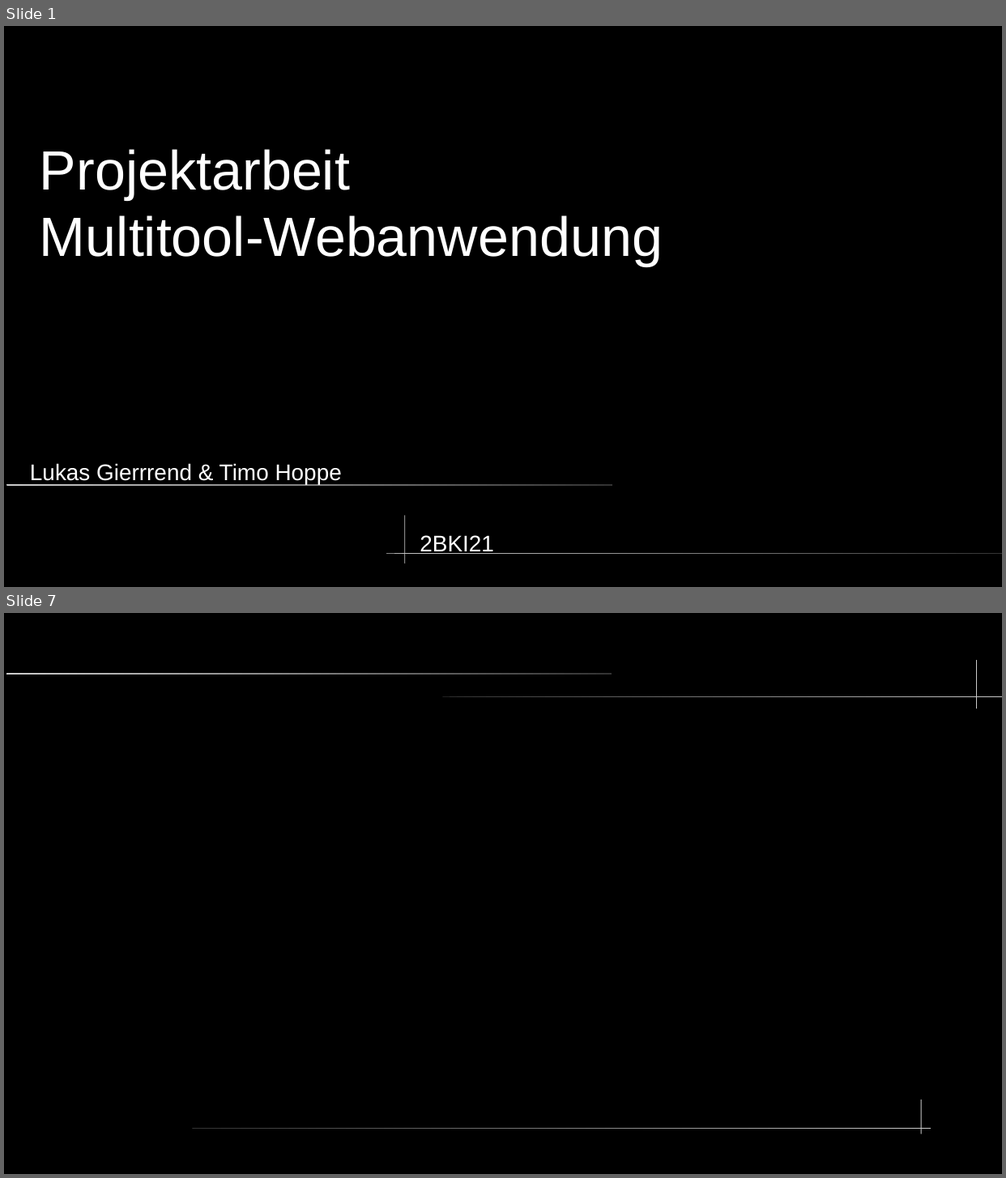
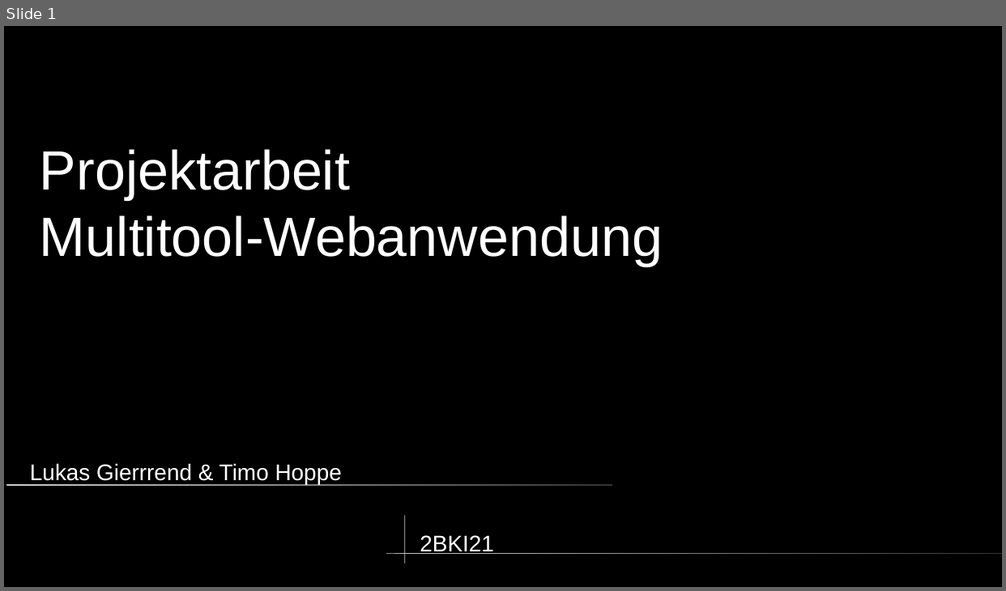
Before and after one commit to Timo348/Projektarbeit, a slide deck: (no_code)/Presifür18.odp. Shown one above the other, each under a label of ours: slides 1 and 7 before the commit, slide 1 after it; the slides between them are not shown. The pictures are 1006x1178 and 1006x591 pixels, drawn with LibreOffice and Linux fonts; fonts in the diff are those of the drawing. Boxes give left, top, right and bottom in pixels: in the first picture for what was removed or moved away, otherwise in the second. Text is boxed around its words. In the diff, an @@ line names an element or a change of style, - is before the commit and + after.

```diff
--- a/(no_code)/Presifür18.odp
+++ b/(no_code)/Presifür18.odp
@@ slide 7 removed at <box>4,613,1002,1174</box>, background #000000 @@
@@ freeform shape removed at <box>977,660,978,709</box> @@
@@ rounded rectangle removed at <box>6,673,612,675</box> @@
@@ rounded rectangle removed at <box>443,696,1002,697</box> @@
@@ freeform shape removed at <box>922,1100,923,1135</box> @@
@@ rounded rectangle removed at <box>193,1128,931,1129</box> @@
```
Also in this commit, not shown: 5 slides changed, 1 slide added, 1 other slide removed.
